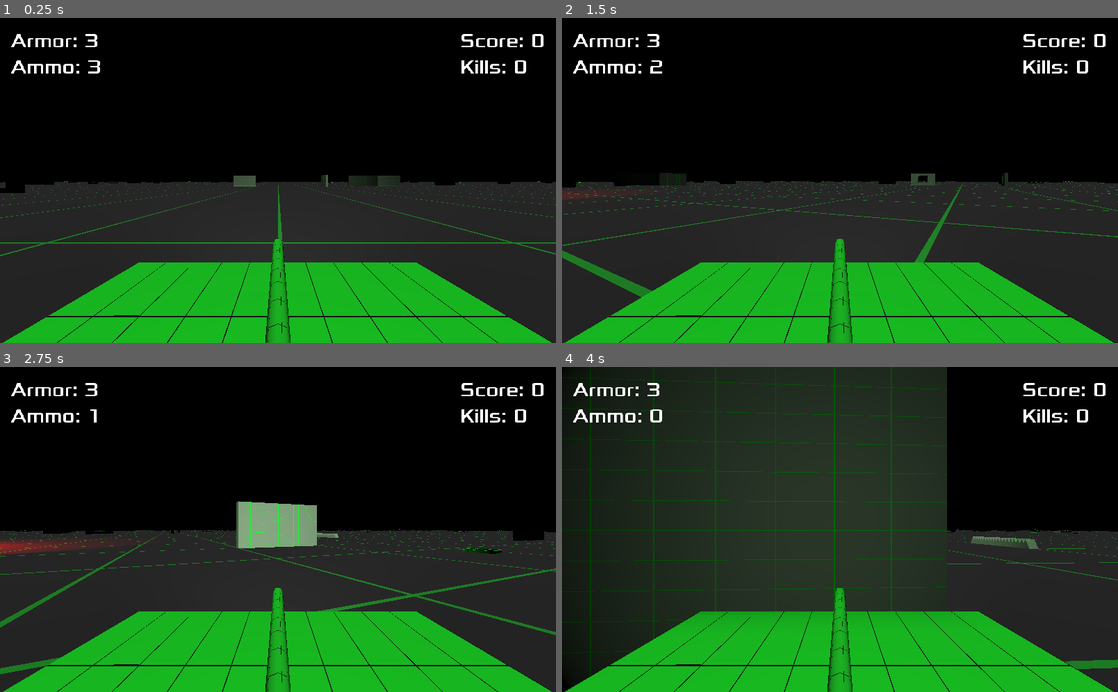
Above: before the commit, frames 1-4 (two rows, left to right).
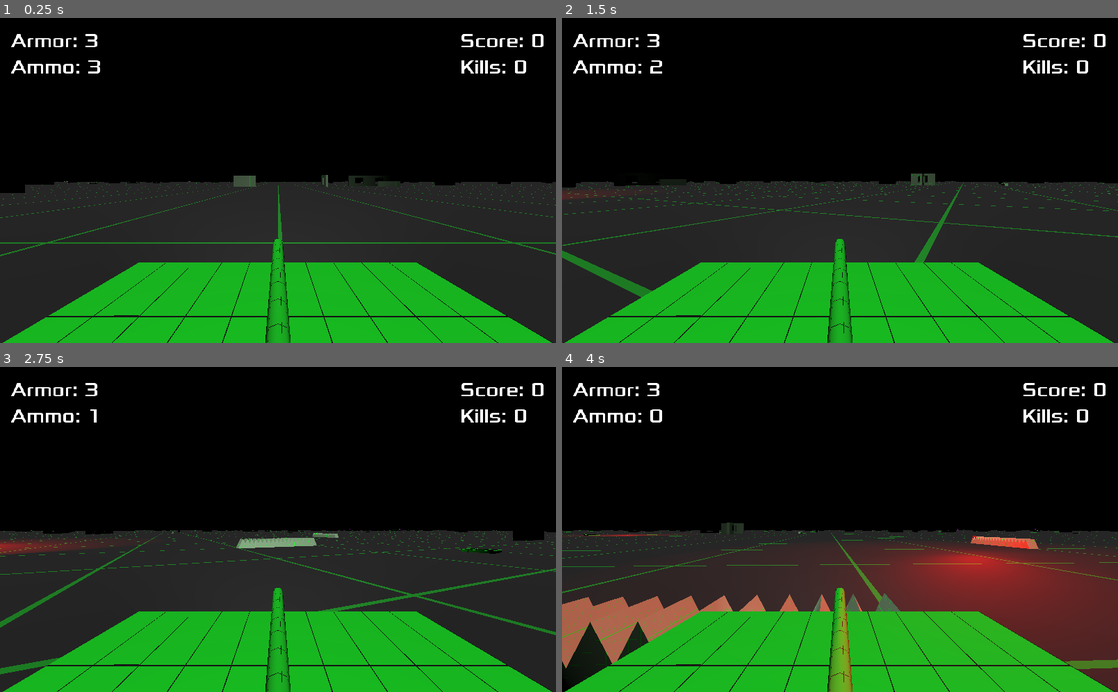
Above: after the commit, the same moments.

Repository: Kromey/spectre
Game: Godot game, scene res://Main.tscn
Two runs of this game, one before a commit and one after it. Both use one fixed random seed, a clock stepped at 60 frames per second and the inputs below.
Inputs:
- Up to frame 1 (0.25 s): no input
- Up to frame 2 (1.5 s): hold D (movement_right) 0.53-1.28 s; hold Space (action_shoot) 0.53-1.28 s; hold S (movement_backward) from 1.28 s (still down); tap Space (action_shoot) at 1.35 s
- Up to frame 3 (2.75 s): release S (movement_backward) at 2.03 s; hold D (movement_right) from 2.03 s (still down); hold Space (action_shoot) from 2.03 s (still down)
- Up to frame 4 (4 s): release D (movement_right) at 2.78 s; release Space (action_shoot) at 2.78 s; hold W (movement_forward) 2.78-3.53 s; tap Space (action_shoot) at 2.85 s; hold A (movement_left) from 3.53 s (still down); hold Space (action_shoot) from 3.53 s (still down)

The runs differ from the first frame. In frame 1, 0.2% of the frame differs, in the area x 0-98%, y 48-53%; in frame 2, 0.2%; in frame 3, 1.7%; in frame 4, 53%, in the area x 0-100%, y 0-100%.

Commit message:
Add new obstacles

Diff:
--- a/Main.gd
+++ b/Main.gd
@@ -7,9 +7,22 @@
 const Flag = preload("res://Flag.tscn")
 
 const Walls = [
+	preload("res://obstacles/Wall.tscn"), # Basic wall should be the most common
+	preload("res://obstacles/Wall.tscn"),
+	preload("res://obstacles/Wall.tscn"),
+	preload("res://obstacles/Wall.tscn"),
 	preload("res://obstacles/Wall.tscn"),
 	preload("res://obstacles/WindowedWall.tscn"),
+	preload("res://obstacles/WindowedWall.tscn"),
+	preload("res://obstacles/WindowedWall.tscn"),
 	preload("res://obstacles/SawTeeth.tscn"),
+	preload("res://obstacles/SawTeeth.tscn"),
+	preload("res://obstacles/SawTeeth.tscn"),
+	preload("res://obstacles/CWall.tscn"),
+	preload("res://obstacles/Cross.tscn"),
+	preload("res://obstacles/WindowedCross.tscn"),
+	preload("res://obstacles/HalfWall.tscn"),
+	preload("res://obstacles/HalfWall.tscn"),
 ]
 
 
@@ -30,10 +43,8 @@
 	while num_walls < 250:
 		var x = rng.randi_range(-90, 90)
 		var z = rng.randi_range(-90, 90)
-		var r = rng.randi_range(0, 1) * PI / 2
-		var i = rng.randi_range(0, Walls.size() + 1) # Allow extra numbers for bias
-		if i >= Walls.size():
-			i = 0 # Make the first wall more likely to be chosen
+		var r = rng.randi_range(0, 3) * PI / 2
+		var i = rng.randi_range(0, Walls.size() - 1) # Range is inclusive
 
 		var wall = Walls[i].instance()
 		wall.translate(Vector3(x, 0, z))
--- /dev/null
+++ b/obstacles/CWall.tscn
@@ -0,0 +1,14 @@
+[gd_scene load_steps=2 format=2]
+
+[ext_resource path="res://obstacles/Wall.tscn" type="PackedScene" id=1]
+
+[node name="CWall" type="Spatial"]
+
+[node name="Wall1" parent="." instance=ExtResource( 1 )]
+transform = Transform( 1, 0, 0, 0, 1, 0, 0, 0, 1, 0, 0, 1 )
+
+[node name="Wall2" parent="." instance=ExtResource( 1 )]
+transform = Transform( 1, 0, 0, 0, 1, 0, 0, 0, 1, 0, 0, -1 )
+
+[node name="Wall3" parent="." instance=ExtResource( 1 )]
+transform = Transform( -4.37114e-08, 0, 1, 0, 1, 0, -1, 0, -4.37114e-08, 0.9, 0, 0 )
--- /dev/null
+++ b/obstacles/Cross.tscn
@@ -0,0 +1,10 @@
+[gd_scene load_steps=2 format=2]
+
+[ext_resource path="res://obstacles/Wall.tscn" type="PackedScene" id=1]
+
+[node name="Cross" type="Spatial"]
+
+[node name="Wall1" parent="." instance=ExtResource( 1 )]
+
+[node name="Wall2" parent="." instance=ExtResource( 1 )]
+transform = Transform( -4.37114e-08, 0, 1, 0, 1, 0, -1, 0, -4.37114e-08, 0, 0, 0 )
--- /dev/null
+++ b/obstacles/HalfWall.tscn
@@ -0,0 +1,6 @@
+[gd_scene load_steps=2 format=2]
+
+[ext_resource path="res://obstacles/Wall.tscn" type="PackedScene" id=1]
+
+[node name="HalfWall" instance=ExtResource( 1 )]
+transform = Transform( 1, 0, 0, 0, 0.5, 0, 0, 0, 1, 0, 0, 0 )
--- /dev/null
+++ b/obstacles/WindowedCross.tscn
@@ -0,0 +1,10 @@
+[gd_scene load_steps=2 format=2]
+
+[ext_resource path="res://obstacles/WindowedWall.tscn" type="PackedScene" id=1]
+
+[node name="WindowedCross" type="Spatial"]
+
+[node name="WindowedWall1" parent="." instance=ExtResource( 1 )]
+
+[node name="WindowedWall2" parent="." instance=ExtResource( 1 )]
+transform = Transform( -4.37114e-08, 0, 1, 0, 1, 0, -1, 0, -4.37114e-08, 0, 0, 0 )
